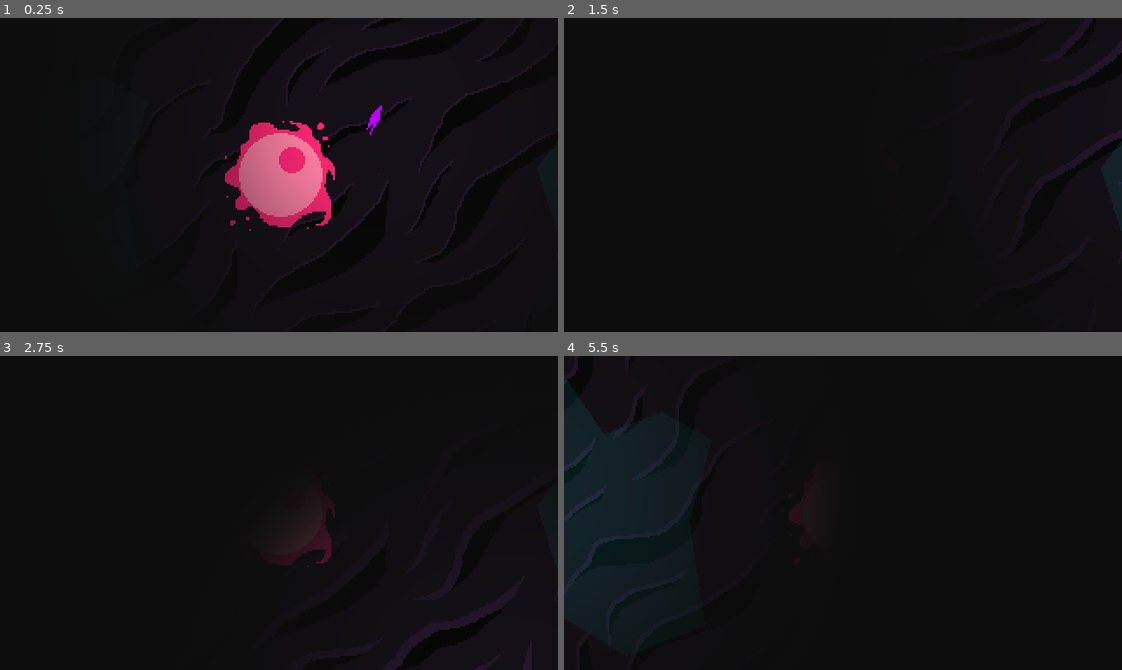
Above: before the commit, frames 1-4 (two rows, left to right).
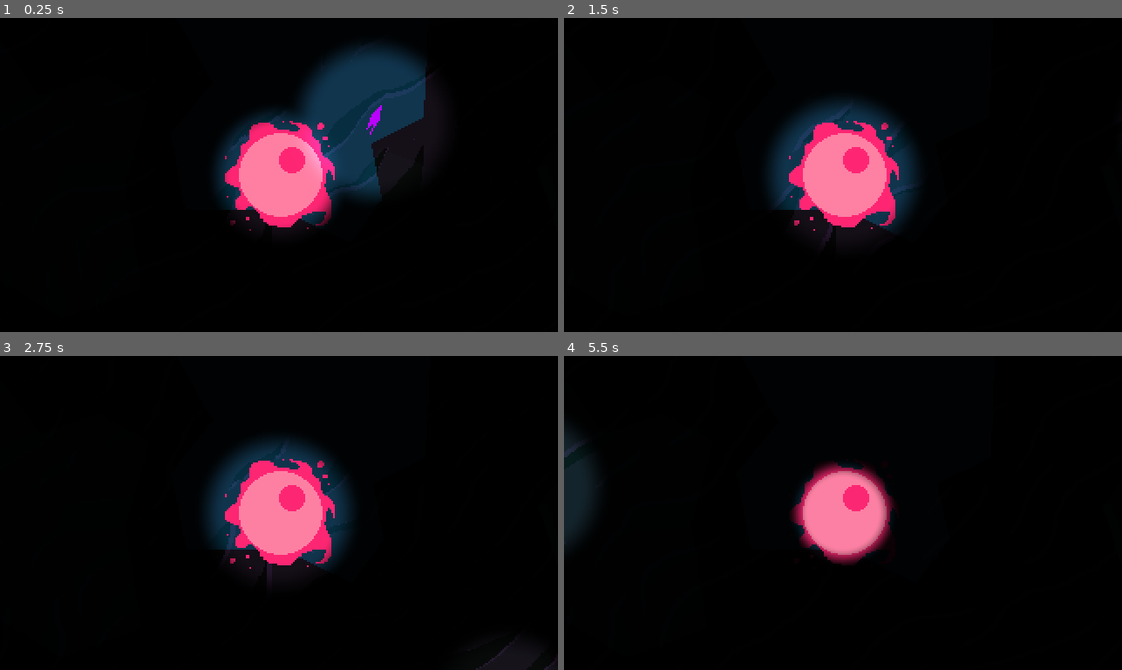
Above: after the commit, the same moments.

Repository: weresharks/krak-jam-2022
Game: Godot game, scene res://Main.tscn
Same seed, same stepped clock (60 frames per second), same inputs: the game is played once before the commit and once after it.
Inputs:
- Up to frame 1 (0.25 s): no input
- Up to frame 2 (1.5 s): hold D (nimble_right) 0.53-1.28 s; hold S (nimble_down) from 1.28 s (still down)
- Up to frame 3 (2.75 s): release S (nimble_down) at 2.03 s; hold D (nimble_right) from 2.03 s (still down)
- Up to frame 4 (5.5 s): release D (nimble_right) at 2.78 s; hold W (nimble_up) 2.78-3.53 s; hold A (nimble_left) 3.53-5.03 s; hold S (nimble_down) from 5.03 s (still down)

The runs differ from the first frame. In frame 1, 13% of the frame differs, in the area x 29-100%, y 0-100%; in frame 2, 11%; in frame 3, 11%; in frame 4, 18%, in the area x 0-60%, y 0-100%.

Commit message:
adjust wobble and lighting

Diff:
--- a/game/Light.gd
+++ b/game/Light.gd
@@ -2,3 +2,9 @@
 
 func set_light_position(val: Vector2):
 	get_material().set_shader_param("light_position", val)
+
+func set_light2_position(val: Vector2):
+	get_material().set_shader_param("light2_position", val)
+
+func set_light2_softness(val: float):
+	get_material().set_shader_param("SOFTNESS2", val)
--- a/game/Main.gd
+++ b/game/Main.gd
@@ -35,6 +35,12 @@
 var viewport_size: Vector2 = Vector2.ZERO
 
 export var show_debug = false
+
+export var base_tank_light_softness: float = 0.4
+export var tank_light_softness_mag: float = 0.1
+export var tank_light_softness_speed: float = PI / 4
+var tank_light_softness_phase: float = 0
+
 
 var mobs: Array = []
 
@@ -204,6 +210,11 @@
 
 	var nimble_uv = ($Nimble.position - $Tank.position) / get_viewport().size + Vector2.ONE / 2
 	$ScreenShaders/Light.set_light_position(nimble_uv)
+	$ScreenShaders/Light.set_light2_position(Vector2.ONE * 0.5)
+	$ScreenShaders/Light.set_light2_softness(
+		base_tank_light_softness + sin(tank_light_softness_phase) * tank_light_softness_mag * $Tank.energy_adjustment()
+	)
+	tank_light_softness_phase += tank_light_softness_speed * delta
 
 func init_restart():
 	if $EndTimer.is_stopped():
--- a/game/Main.tscn
+++ b/game/Main.tscn
@@ -22,6 +22,7 @@
 [node name="ParallaxBackground" parent="." instance=ExtResource( 3 )]
 
 [node name="Debug" parent="." instance=ExtResource( 4 )]
+layer = 2
 
 [node name="MobTimer" type="Timer" parent="."]
 wait_time = 3.0
--- a/game/Muscle.gd
+++ b/game/Muscle.gd
@@ -1,16 +1,15 @@
 extends ParallaxLayer
 
-var forward = true
-var limit = 4
+export var wobble_magnitude: float = 3
+export var wobble_speed: float = PI / 2
+var wobble_phase: float = 0
+
+var pos: Vector2
+
+func _ready():
+	pos = $Sprite.position
 
 func _process(delta):
-	if forward:
-		$Sprite.position.x += delta
-		$Sprite.position.y += delta
-		if $Sprite.position.x >= limit:
-			forward = false
-	else:
-		$Sprite.position.x -= delta
-		$Sprite.position.y -= delta
-		if $Sprite.position.x <= -limit:
-			forward = true
+	wobble_phase += delta * wobble_speed
+	var wobble_translation: Vector2 = Vector2.UP.rotated(wobble_phase) * wobble_magnitude
+	$Sprite.position = pos + wobble_translation
--- a/game/ParallaxBackground.tscn
+++ b/game/ParallaxBackground.tscn
@@ -17,23 +17,21 @@
 texture = ExtResource( 1 )
 
 [node name="ParallaxLayer5" type="ParallaxLayer" parent="."]
-motion_scale = Vector2( 0, 0 )
+motion_scale = Vector2( 0.2, 0.2 )
 motion_mirroring = Vector2( 320, 180 )
 script = ExtResource( 4 )
 
 [node name="Sprite" type="Sprite" parent="ParallaxLayer5"]
-position = Vector2( 1, 1 )
 texture = ExtResource( 2 )
 
 [node name="ParallaxLayer6" type="ParallaxLayer" parent="."]
-motion_scale = Vector2( 0, 0 )
+motion_scale = Vector2( 0.2, 0.2 )
 motion_mirroring = Vector2( 320, 180 )
 
 [node name="Sprite" type="Sprite" parent="ParallaxLayer6"]
 texture = ExtResource( 3 )
 
 [node name="ParallaxLayer" type="ParallaxLayer" parent="."]
-visible = false
 motion_scale = Vector2( 0.9, 0.9 )
 motion_mirroring = Vector2( 1000, 850 )
 
@@ -206,9 +204,8 @@
 polygon = PoolVector2Array( -19, -39, 7, -30, 41, -33, 49, -7, 36, 12, 54, 37, 34, 42, -3, 70, -39, 43, -41, 7, -23, -4, -29, -23 )
 
 [node name="ParallaxLayer3" type="ParallaxLayer" parent="."]
-visible = false
 modulate = Color( 1, 1, 1, 0.160784 )
-motion_scale = Vector2( 0.1, 0.1 )
+motion_scale = Vector2( 0.2, 0.2 )
 motion_mirroring = Vector2( 900, 700 )
 
 [node name="Polygon2D" type="Polygon2D" parent="ParallaxLayer3"]
--- a/game/ScreenShaders.tscn
+++ b/game/ScreenShaders.tscn
@@ -28,26 +28,38 @@
 code = "shader_type canvas_item;
 
 uniform vec2 light_position;
-uniform vec4 color : hint_color = vec4(0.505, 0.298, 0.341,1);
+uniform vec2 light2_position;
+uniform vec4 color : hint_color = vec4(0.505, 0.298, 0.341, 1);
 
 uniform float MULTIPLIER = 0.56;
 uniform float SCALE = 0.1;
 uniform float SOFTNESS = 0.45;
+uniform float SCALE2 = 0.1;
+uniform float SOFTNESS2 = 0.45;
+
+float vignette(vec2 uv, vec2 lpos, float scale, float softness) {
+	float val = distance(vec2(uv.x , uv.y * MULTIPLIER), vec2(lpos.x , lpos.y * MULTIPLIER)) / scale;
+	return smoothstep(0.2, softness, val) * color.a;
+}
 
 void fragment(){
-	float val = distance(vec2(UV.x , UV.y * MULTIPLIER), vec2(light_position.x , light_position.y * MULTIPLIER));
-	val = val / SCALE;
-	float vignette = smoothstep(0.2, SOFTNESS, val);
-	COLOR = vec4(color.rgb , vignette );
+	float vig1 = vignette(UV, light_position, SOFTNESS, SCALE);
+	float vig2 = vignette(UV, light2_position, SOFTNESS2, SCALE2);
+	float v = sqrt((1.0 - vig1)*(1.0 - vig1) + (1.0 - vig2)*(1.0 - vig2));
+
+	COLOR = vec4(color.rgb, 1.0 - v);
 }"
 
 [sub_resource type="ShaderMaterial" id=5]
 shader = SubResource( 4 )
-shader_param/light_position = null
-shader_param/color = Color( 0.054902, 0.054902, 0.054902, 0.513726 )
+shader_param/light_position = Vector2( 0.272, 0.212 )
+shader_param/light2_position = Vector2( 0.288, 0.396 )
+shader_param/color = Color( 0, 0, 0, 0.964706 )
 shader_param/MULTIPLIER = 0.56
-shader_param/SCALE = 0.3
-shader_param/SOFTNESS = 2.0
+shader_param/SCALE = 0.316
+shader_param/SOFTNESS = 0.508
+shader_param/SCALE2 = 0.32
+shader_param/SOFTNESS2 = 0.328
 
 [node name="ScreenShaders" type="CanvasLayer"]
 
--- a/game/Tank.gd
+++ b/game/Tank.gd
@@ -3,7 +3,7 @@
 export var max_speed: float = 100
 export var min_speed: float = 10
 export var max_speed_spontaneous: float = 20
-export var spontaneous_acceleration_impulse: float = 0.1
+export var spontaneous_acceleration_impulse: float = 0.2
 export var acceleration_impulse: float = 3
 export var deceleration_impulse: float = 0.3
 export var margin_deceleration_impulse: float = 10
